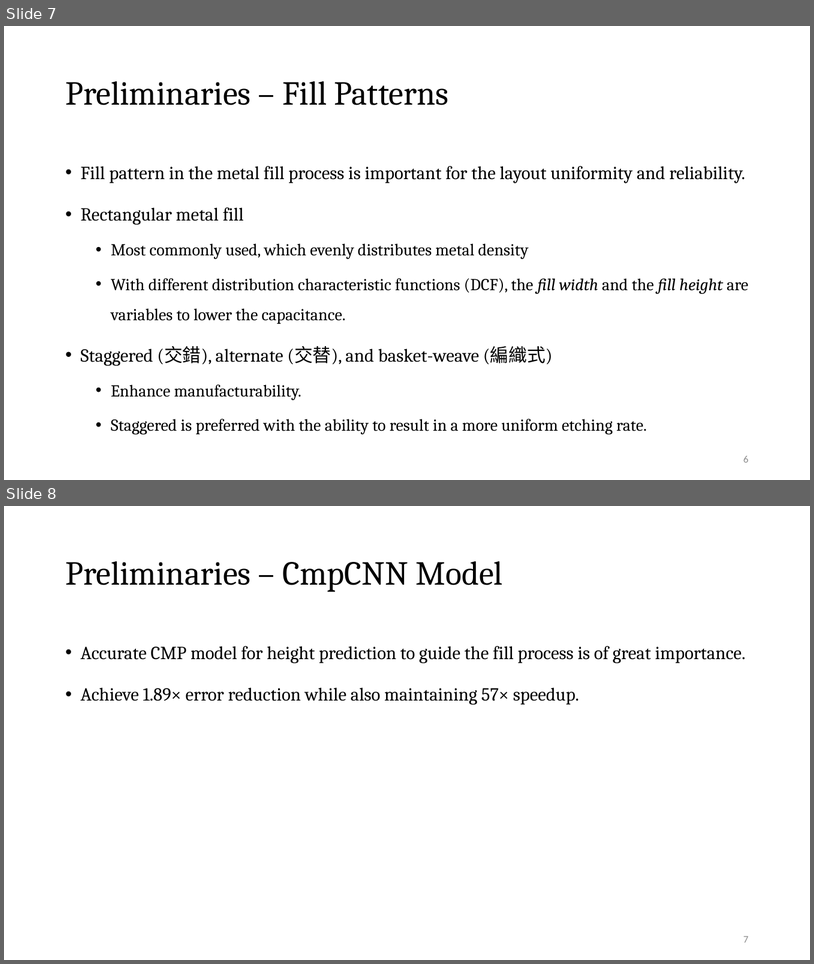
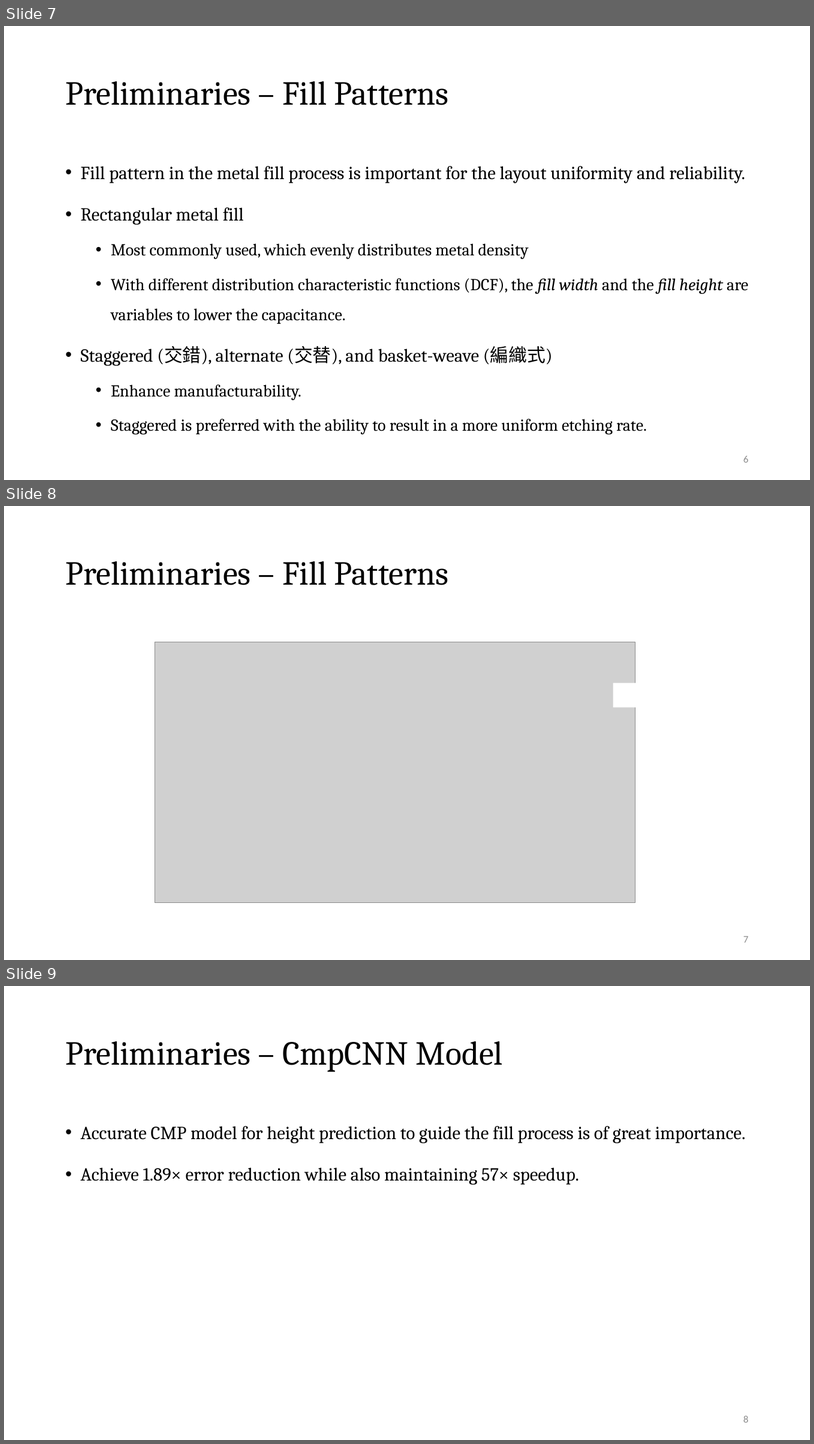
Before and after one commit to Pacific-Feng-Studuies/Studied-Papers, a slide deck: DAC2024/MOGA-CmpCNN/MOGA-CmpCNN A Multi-Objective Genetic Algorithm Intergrated with CmpCNN Model for CMP-Aware Metal Fill.pptx. Shown one above the other, each under a label of ours: slides 7 and 8 before the commit, slides 7, 8 and 9 after it. The pictures are 814x964 and 814x1444 pixels, drawn with LibreOffice and Linux fonts; fonts in the diff are those of the drawing; grey boxes stand for pictures. Boxes give left, top, right and bottom in pixels: in the first picture for what was removed or moved away, otherwise in the second. Text is boxed around its words. In the diff, an @@ line names an element or a change of style, - is before the commit and + after.

```diff
--- a/DAC2024/MOGA-CmpCNN/MOGA-CmpCNN A Multi-Objective Genetic Algorithm Intergrated with CmpCNN Model for CMP-Aware Metal Fill.pptx
+++ b/DAC2024/MOGA-CmpCNN/MOGA-CmpCNN A Multi-Objective Genetic Algorithm Intergrated with CmpCNN Model for CMP-Aware Metal Fill.pptx
@@ slide 8 added at [4, 506, 810, 960], background #FFFFFF @@
@@ title added at [65, 561, 449, 585], 40 pt, text #000000 @@
+Preliminaries – Fill Patterns
@@ picture added at [155, 642, 636, 902] @@
@@ rectangle added at [614, 682, 672, 707], fill #FFFFFF @@
@@ page number added at [744, 936, 749, 942], 12 pt, text #8C8C8C @@
+7
@@ what was slide 8 is now slide 9 @@
@@ page number at [744, 1415, 749, 1422]: text changed @@
-7
+8
```
Also in this commit, not shown: 1 slide changed.
